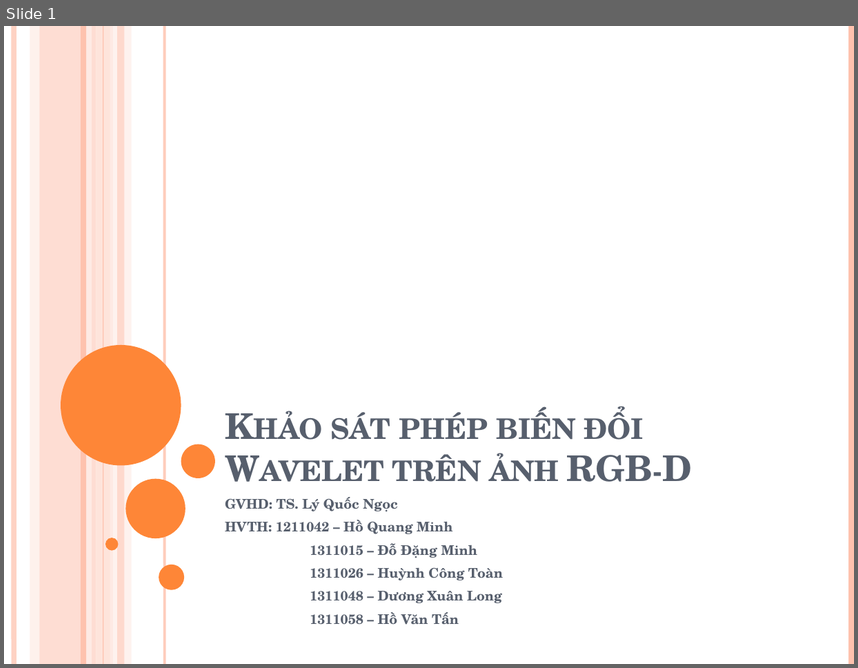
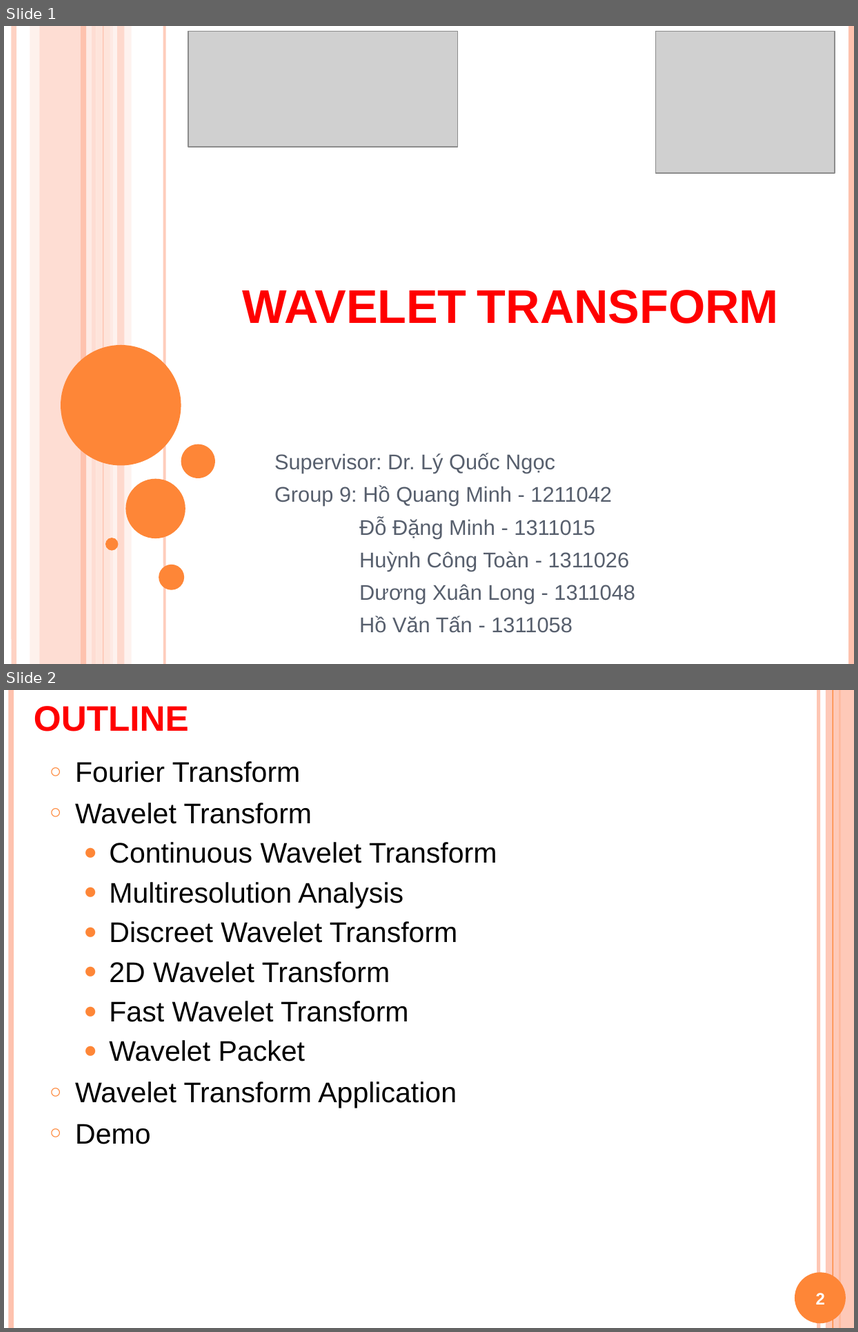
Before and after one commit to Alex7Huynh/dip-g9, a slide deck: 6. PPT/Wavelet transform.pptx. Shown one above the other, each under a label of ours: slide 1 before the commit, slides 1 and 2 after it. The pictures are 858x668 and 858x1332 pixels, drawn with LibreOffice and Linux fonts; fonts in the diff are those of the drawing; grey boxes stand for pictures. Boxes give left, top, right and bottom in pixels: in the first picture for what was removed or moved away, otherwise in the second. Text is boxed around its words. In the diff, an @@ line names an element or a change of style, - is before the commit and + after.

```diff
--- a/6. PPT/Wavelet transform.pptx
+++ b/6. PPT/Wavelet transform.pptx
@@ slide 2 added at bbox=[4, 690, 854, 1328], background #FFFFFF @@
@@ line added from (11, 690) to (11, 1328), #FEC3AE 4.5 pt @@
@@ title added at bbox=[34, 706, 189, 731], 30 pt, text #FF0000, bold, small capitals @@
+OUTLINE
@@ line added from (818, 690) to (818, 1328), #FEC3AE 3 pt @@
@@ rectangle added at bbox=[826, 690, 854, 1328], fill #FEC3AE at 87% opacity @@
@@ line added from (833, 690) to (833, 1328), #FE8637 0.75 pt @@
@@ line added from (840, 690) to (840, 1328), #FE8637 1.5 pt @@
@@ text added at bbox=[75, 761, 497, 1144], 24 pt, text #000000 @@
+○ Fourier Transform
+○ Wavelet Transform
+  ● Continuous Wavelet Transform
+  ● Multiresolution Analysis
+  ● Discreet Wavelet Transform
+  ● 2D Wavelet Transform
+  ● Fast Wavelet Transform
+  ● Wavelet Packet
+○ Wavelet Transform Application
+○ Demo
@@ ellipse added at bbox=[795, 1272, 846, 1323], fill #FE8637 @@
@@ page number added at bbox=[816, 1292, 825, 1304], 14 pt, text #FFFFFF, bold @@
+2
@@ slide 1 changed as well @@
@@ picture added at bbox=[188, 31, 458, 147] @@
@@ picture added at bbox=[656, 31, 835, 173] @@
@@ title at bbox=[242, 290, 779, 323]: text changed; size 30 to 40 pt; font TeX Gyre Schola to Arial; text colour #575F6D to #FF0000 @@
-Khảo sát phép biến đổi Wavelet trên ảnh RGB-D
+WAVELET TRANSFORM
@@ subtitle at bbox=[274, 452, 635, 633]: text changed; size 11.2 to 18 pt; font TeX Gyre Schola to Arial; bold off @@
-GVHD: TS. Lý Quốc Ngọc
-HVTH: 1211042 – Hồ Quang Minh
-1311015 – Đỗ Đặng Minh
-1311026 – Huỳnh Công Toàn
-1311048 – Dương Xuân Long
-1311058 – Hồ Văn Tấn
+Supervisor: Dr. Lý Quốc Ngọc
+Group 9: Hồ Quang Minh - 1211042
+Đỗ Đặng Minh - 1311015
+Huỳnh Công Toàn - 1311026
+Dương Xuân Long - 1311048
+Hồ Văn Tấn - 1311058
```
Also in this commit, not shown: 54 other slides added, 1 slide removed, 2 other files.
